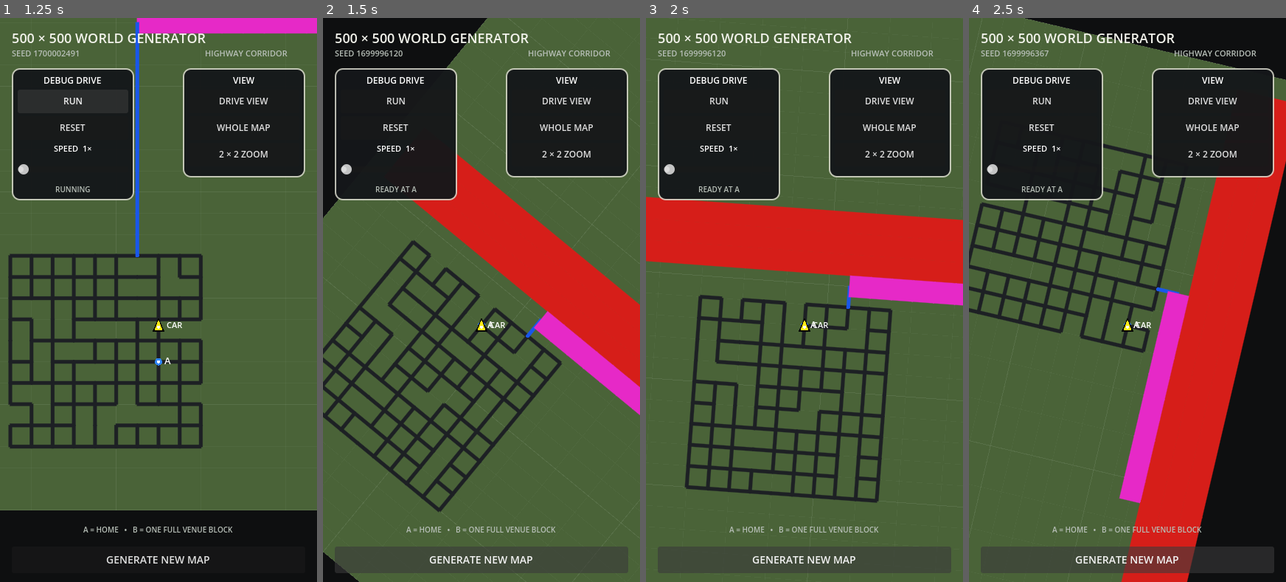
Above: before the commit, frames 1-4 (left to right).
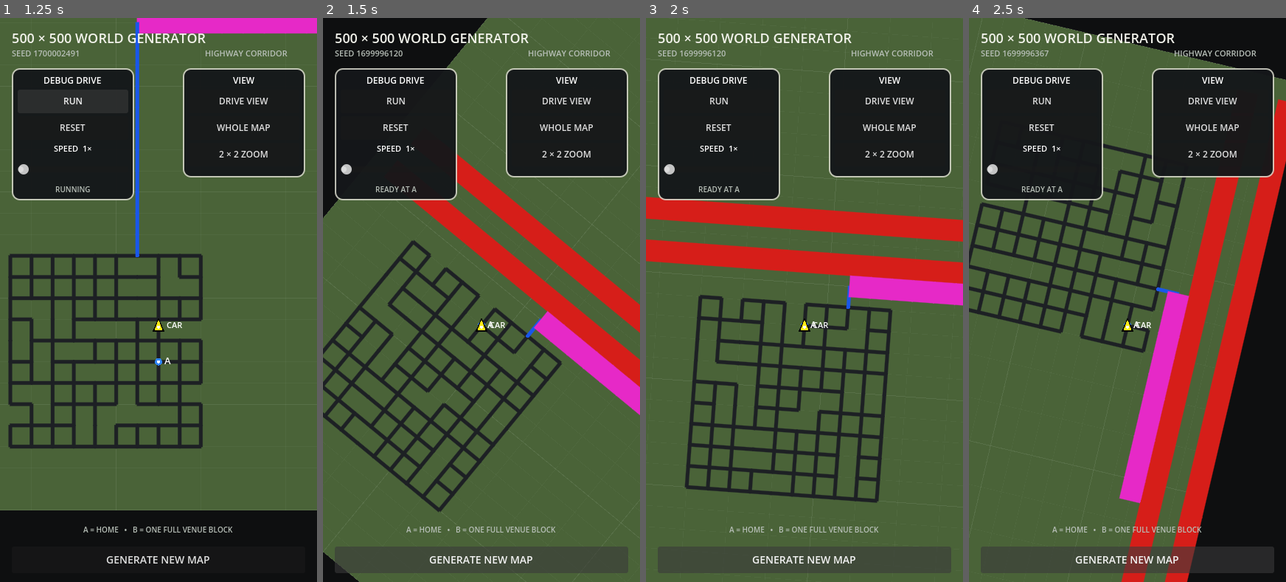
Above: after the commit, the same moments.

Repository: patrickcallahancomedy/comedian
Game: Godot game, scene res://scenes/drive/grid_world_prototype.tscn
Two runs of this game, one before a commit and one after it. Both use one fixed random seed, a clock stepped at 60 frames per second and the inputs below. This scene is started directly instead of the project's main scene.
Inputs:
- Up to frame 1 (1.25 s): click "RUN" at 0.5 s
- Up to frame 2 (1.5 s): click "GENERATE NEW MAP" at 1.25 s
- Up to frame 3 (2 s): no input
- Up to frame 4 (2.5 s): click "GENERATE NEW MAP" at 2 s

Frame 1 is identical in both runs. In frame 2, 2.8% of the frame differs, in the area x 39-100%, y 29-61%; in frame 3, 3.8%; in frame 4, 4.9%, in the area x 55-98%, y 14-100%.

Commit message:
Reduce highway from three lanes to two

Diff:
--- a/godot/scripts/drive/grid_world_map.gd
+++ b/godot/scripts/drive/grid_world_map.gd
@@ -326,7 +326,7 @@
 					)
 					color = RAMP_COLOR
 				generator.RoadClass.HIGHWAY:
-					_draw_three_lane_highway(
+					_draw_two_lane_highway(
 						Vector2(generator.nodes[a]),
 						Vector2(generator.nodes[b])
 					)
@@ -396,9 +396,9 @@
 	_draw_auxiliary_merge_nodes()
 
 
-func _draw_three_lane_highway(start: Vector2, finish: Vector2) -> void:
-	# The logical highway stays one graph corridor for now, but the prototype
-	# displays three drivable lanes. Pink sits one more lane-width outside.
+func _draw_two_lane_highway(start: Vector2, finish: Vector2) -> void:
+	# Keep the approved outer lane positions and remove only the center lane.
+	# This preserves the existing car and pink-ramp merge alignment.
 	var lane_spacing := float(generator.HIGHWAY_LANE_SPACING)
 	var perpendicular := Vector2.ZERO
 	if is_equal_approx(start.y, finish.y):
@@ -406,7 +406,7 @@
 	else:
 		perpendicular = Vector2(1.0, 0.0)
 
-	for lane_offset in [-lane_spacing, 0.0, lane_spacing]:
+	for lane_offset in [-lane_spacing, lane_spacing]:
 		var offset: Vector2 = perpendicular * float(lane_offset)
 		draw_line(
 			_world_to_screen(start + offset),
